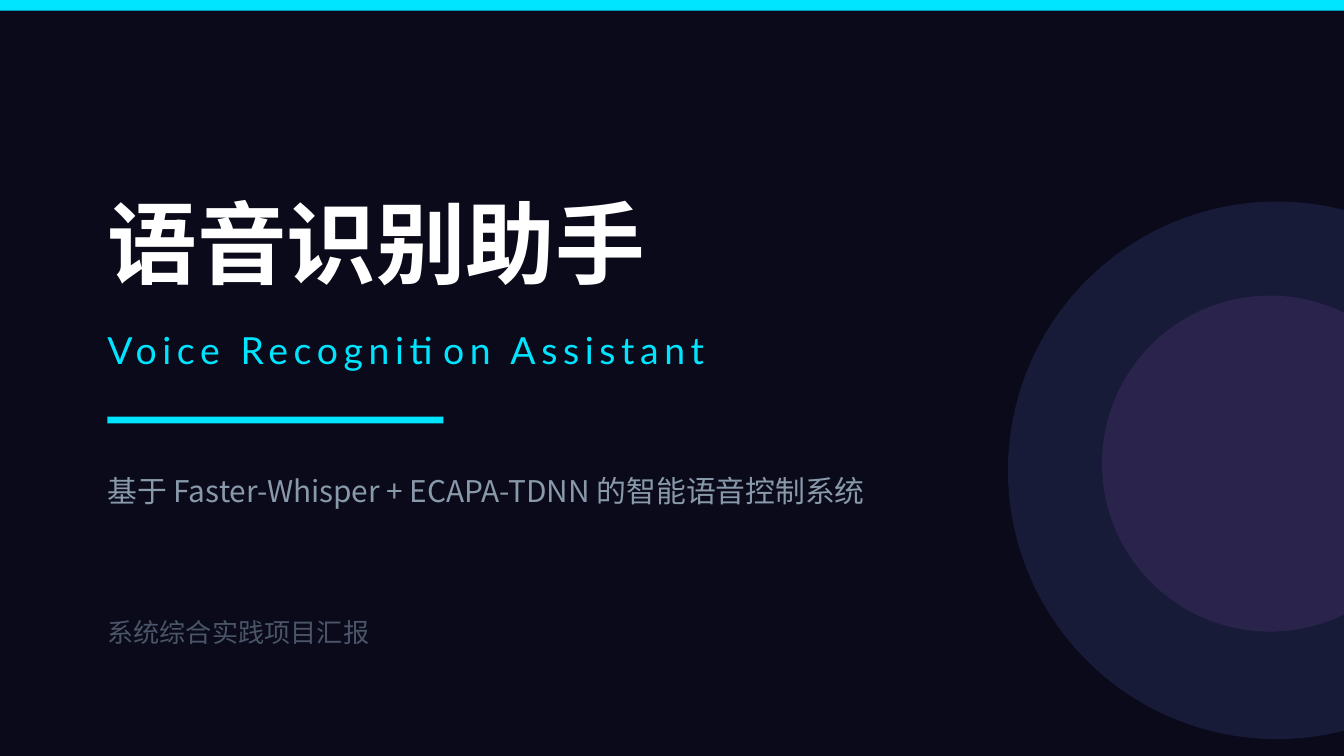
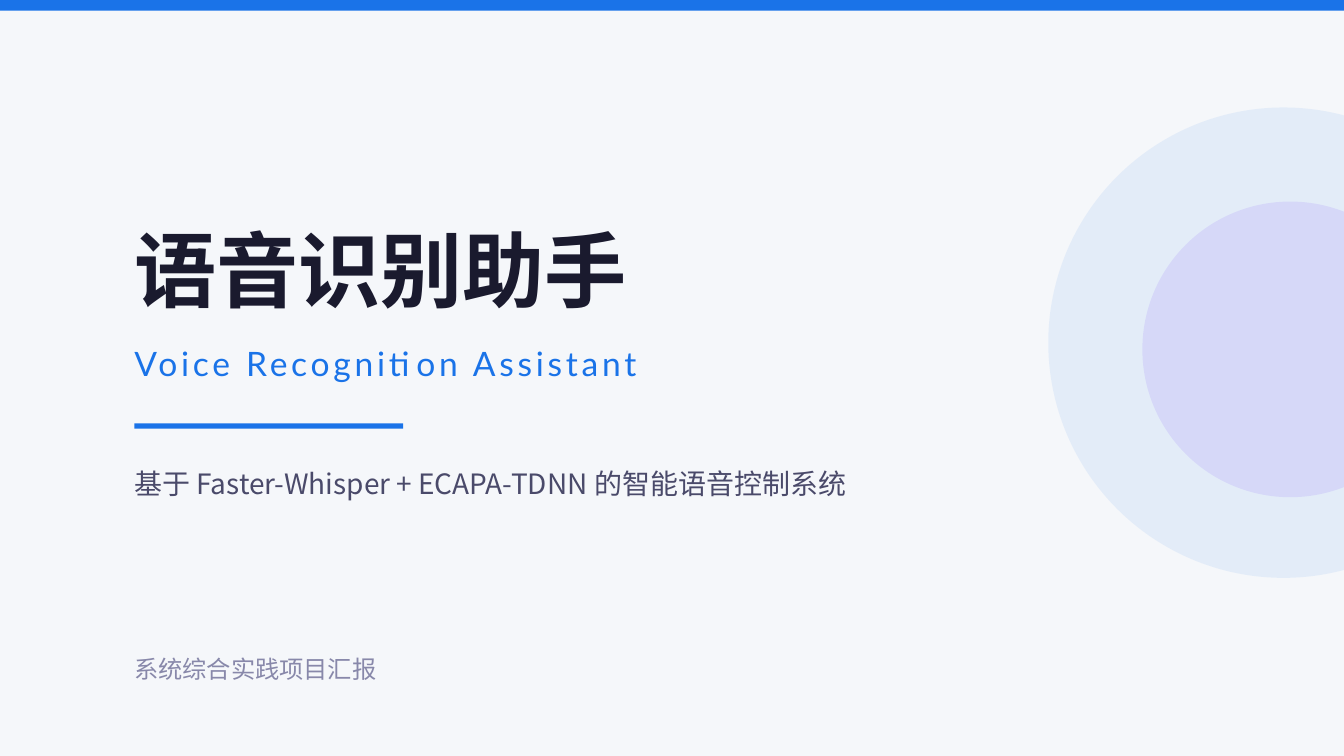
Before and after one commit to Halley7025/voice-recognition-assistant, a slide deck: slide 1 of 语音识别助手_项目汇报.pptx. Drawn at 1344x756 pixels with LibreOffice and Linux fonts; fonts in the diff are those of the drawing. Boxes give left, top, right and bottom in pixels: in the first picture for what was removed or moved away, otherwise in the second. Text is boxed around its words. In the diff, an @@ line names an element or a change of style, - is before the commit and + after.

```diff
--- a/语音识别助手_项目汇报.pptx
+++ b/语音识别助手_项目汇报.pptx
@@ background #0A0A1A to #F5F7FA @@
@@ rectangle at <box>0,0,1344,11</box>: fill #00E5FF to #1A73E8 @@
@@ ellipse: place and size @@
-ellipse at <box>1008,202,1344,739</box>
+ellipse at <box>1048,108,1344,578</box>
@@ ellipse at <box>1048,108,1344,578</box>: fill #667EEA at 15% opacity to #1A73E8 at 8% opacity @@
@@ text "语音识别助手": place and size @@
-text "语音识别助手" at <box>107,200,644,286</box>
+text "语音识别助手" at <box>134,230,627,309</box>
@@ text "语音识别助手" at <box>134,230,627,309</box>: size 48 to 44 pt, text colour #FFFFFF to #1A1A2E @@
@@ ellipse: place and size @@
-ellipse at <box>1102,296,1344,632</box>
+ellipse at <box>1142,202,1344,497</box>
@@ ellipse at <box>1142,202,1344,497</box>: fill #764BA2 at 20% opacity to #7C4DFF at 12% opacity @@
@@ text "Voice Recognition Assistant": place and size @@
-text "Voice Recognition Assistant" at <box>108,309,1048,390</box>
+text "Voice Recognition Assistant" at <box>134,329,1075,396</box>
@@ text "Voice Recognition Assistant" at <box>134,329,1075,396</box>: size 20 to 18 pt, text colour #00E5FF to #1A73E8, letter spacing 3 to 2 pt @@
@@ rectangle at <box>134,423,403,429</box>: fill #00E5FF to #1A73E8 @@
@@ rectangle: place and size @@
-rectangle at <box>108,417,444,423</box>
+rectangle at <box>134,423,403,429</box>
@@ text "基于 Faster-Whisper + ECAPA-TDNN 的智能语音控制系统": place and size @@
-text "基于 Faster-Whisper + ECAPA-TDNN 的智能语音控制系统" at <box>107,477,865,509</box>
+text "基于 Faster-Whisper + ECAPA-TDNN 的智能语音控制系统" at <box>134,470,846,501</box>
@@ text "基于 Faster-Whisper + ECAPA-TDNN 的智能语音控制系统" at <box>134,470,846,501</box>: size 16 to 15 pt, text colour #8899AA to #4A4A6A @@
@@ text "系统综合实践项目汇报": place and size @@
-text "系统综合实践项目汇报" at <box>107,620,369,644</box>
+text "系统综合实践项目汇报" at <box>134,657,376,680</box>
@@ text "系统综合实践项目汇报" at <box>134,657,376,680</box>: size 14 to 13 pt, text colour #4A5568 to #8888AA @@
```
Also in this commit, not shown: 3 other slides changed, 4 slides added, 7 slides removed, 1 other file.
